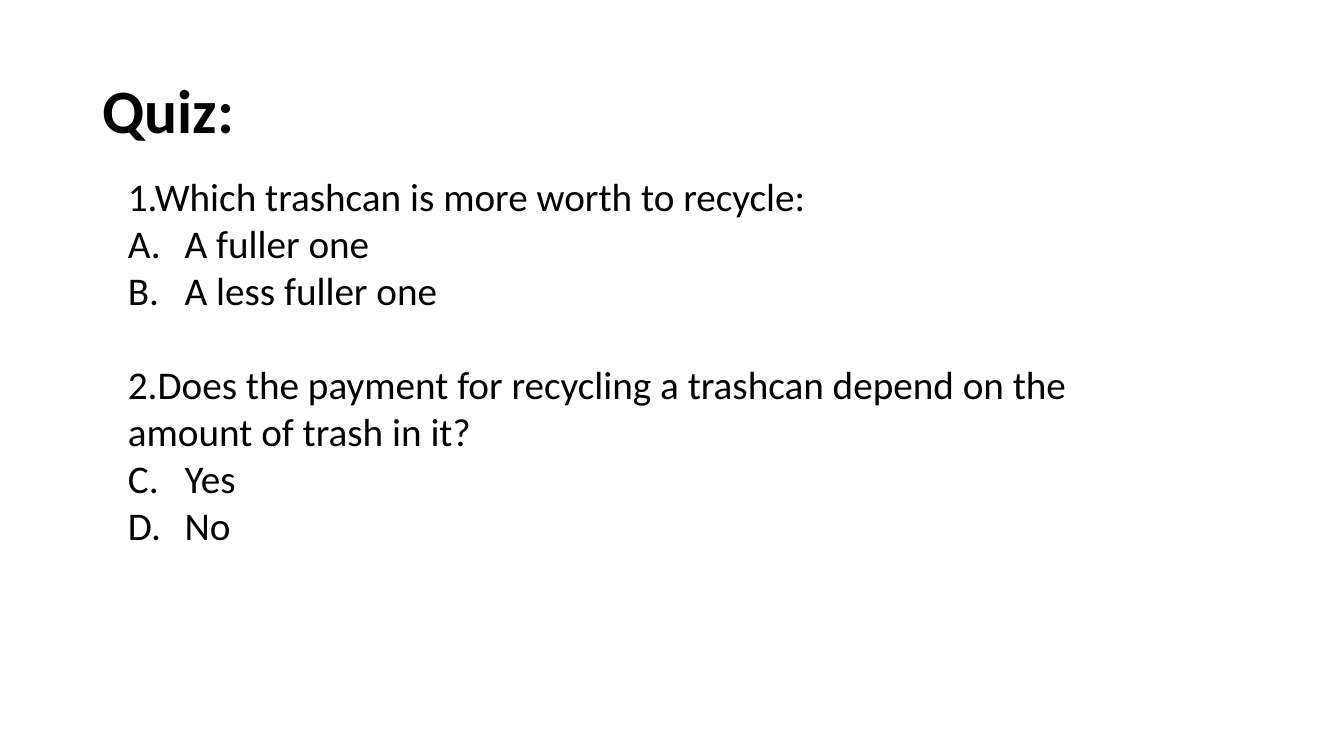
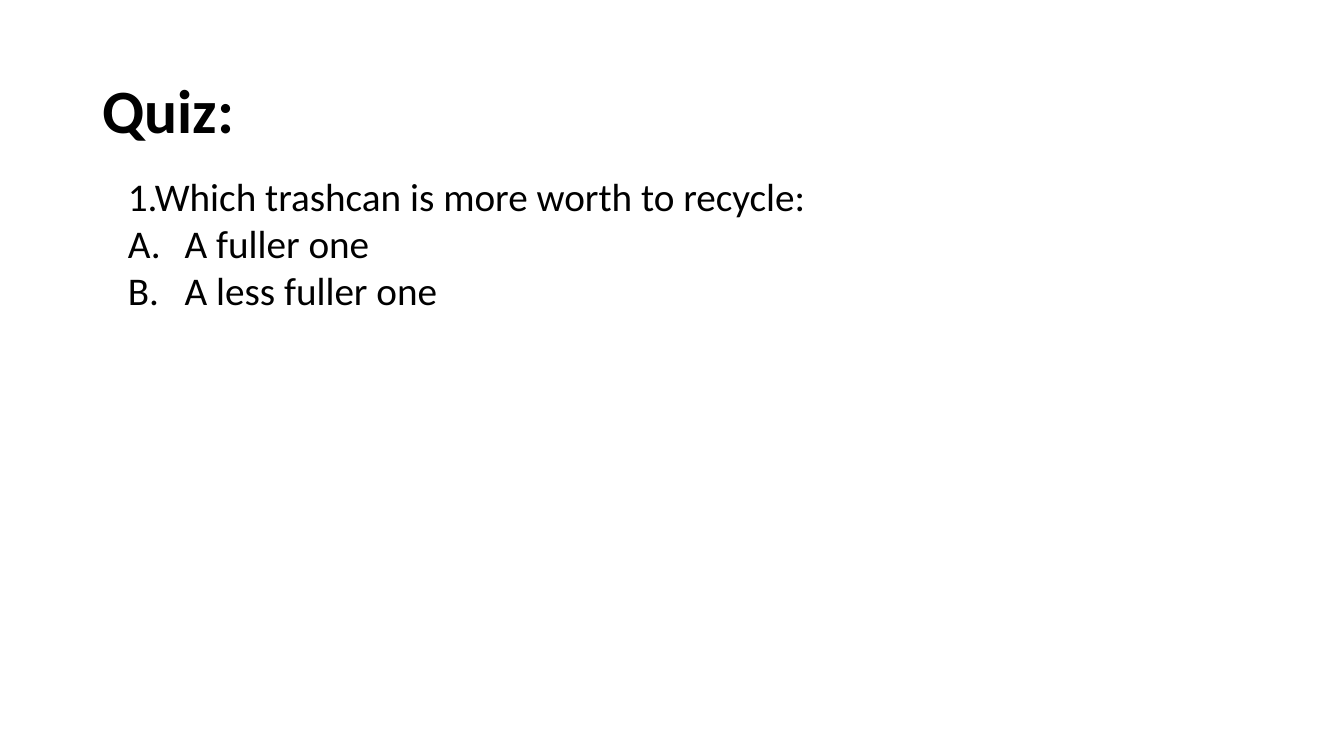
Before and after one commit to cd-lab/social_foraging, a slide deck: slide 19 of instructions.pptx. Drawn at 1344x756 pixels with LibreOffice and Linux fonts; fonts in the diff are those of the drawing. Boxes give left, top, right and bottom in pixels: in the first picture for what was removed or moved away, otherwise in the second. Text is boxed around its words. In the diff, an @@ line names an element or a change of style, - is before the commit and + after.

```diff
--- a/instructions.pptx
+++ b/instructions.pptx
@@ text at (128,371,1066,541): paragraphs removed @@
-2.Does the payment for recycling a trashcan depend on the amount of trash in it?
-A. Yes
-B. No
```
Also in this commit, not shown: 3 other slides changed, 1 other file.
